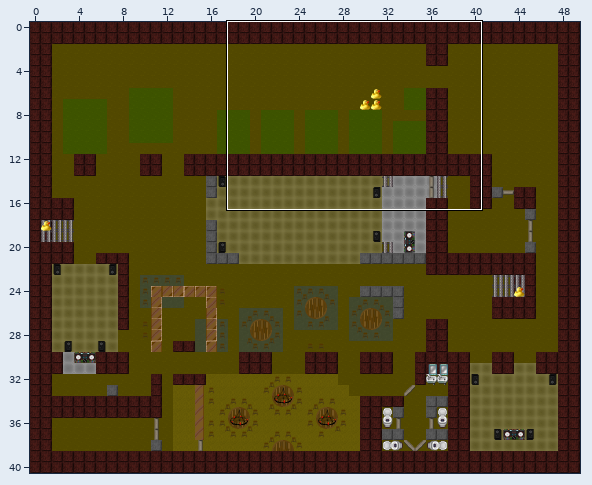
Tiled map (JSON): Zapf_Uni_Greifswald/maps/Greifswaldpartykeller.json. The first picture is a wide view before the edit; the outline marks the close-up.
Close-up. Earlier state:
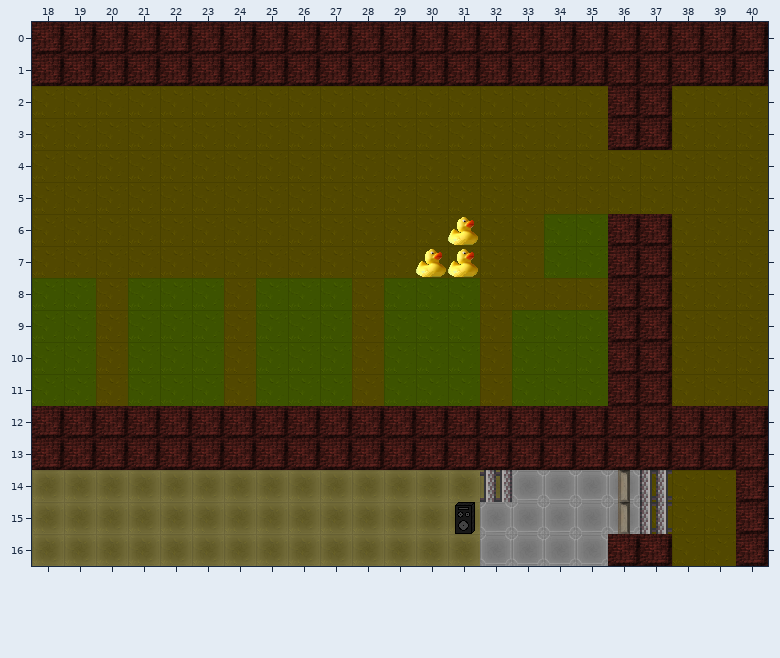
Cells are 32x32 px. Shown: x 18..40, y 0..16. The commit also changed other parts of the map, which this record leaves out.
The same view after the edit:
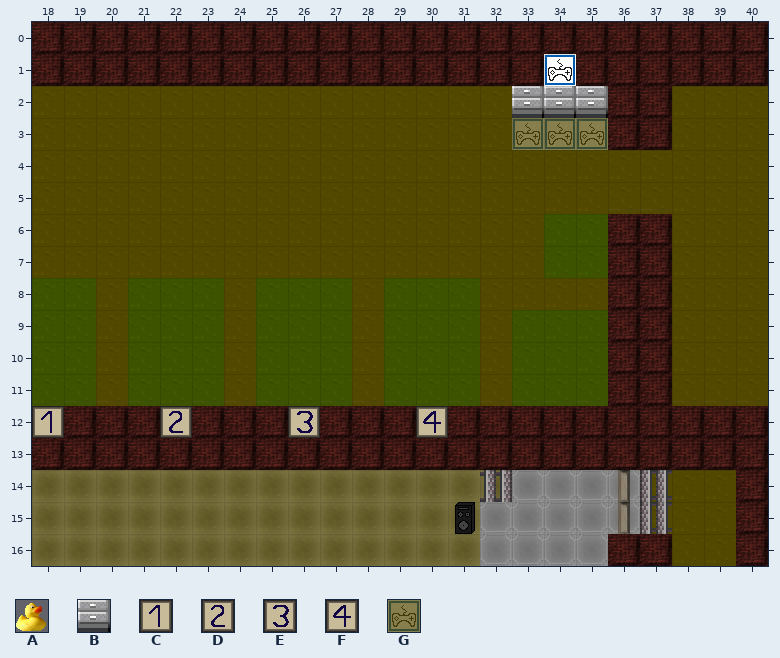
Key: from "ente3": A 0; from "office_360": B 34; from "pfeile": C 3, D 4, E 5, F 6; from "tileset_Tristan": G 39.
_ is an empty cell.
Tiles of an added or newly shown layer are drawn over the layers below it.
See-through tiles are keyed as they look on the map.
Difference:
Layer "Boden für Jitsi Räume und ande":
Tile G now appears in row 3 at x 33 to 35.
Layer "Gegenstände":
Tile B now appears in row 2 at x 33 to 35.
Layer "Beschilderung" (added):
Tile C now appears in row 12 at x 18.
Tile D now appears in row 12 at x 22.
Tile E now appears in row 12 at x 26.
Tile F now appears in row 12 at x 30.
Tile G now appears in row 1 at x 34.
Layer "myZone" (removed):
The author cleared tile A in row 6 at x 31; in row 7 at x 30 to 31.
Boxes around the changes in both close-ups, in picture pixels (x1, y1, x2, y2):
added: (512, 54, 608, 150)
removed: (416, 217, 478, 277)
added: (32, 406, 64, 438)
added: (160, 406, 192, 438)
added: (288, 406, 320, 438)
added: (416, 406, 448, 438)
